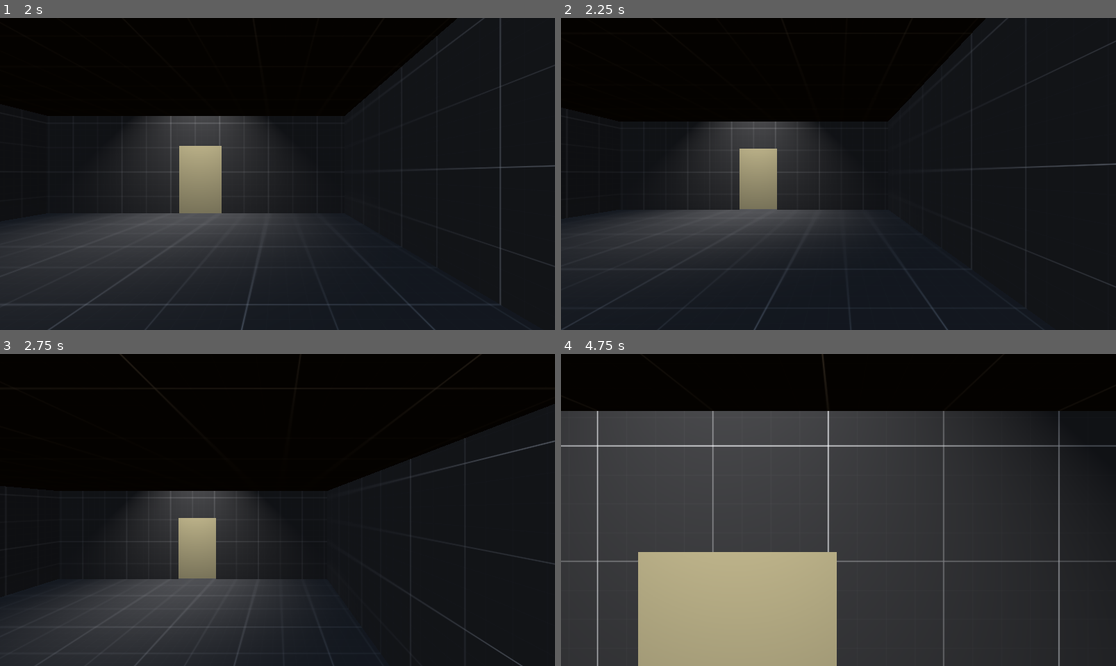
Above: before the commit, frames 1-4 (two rows, left to right).
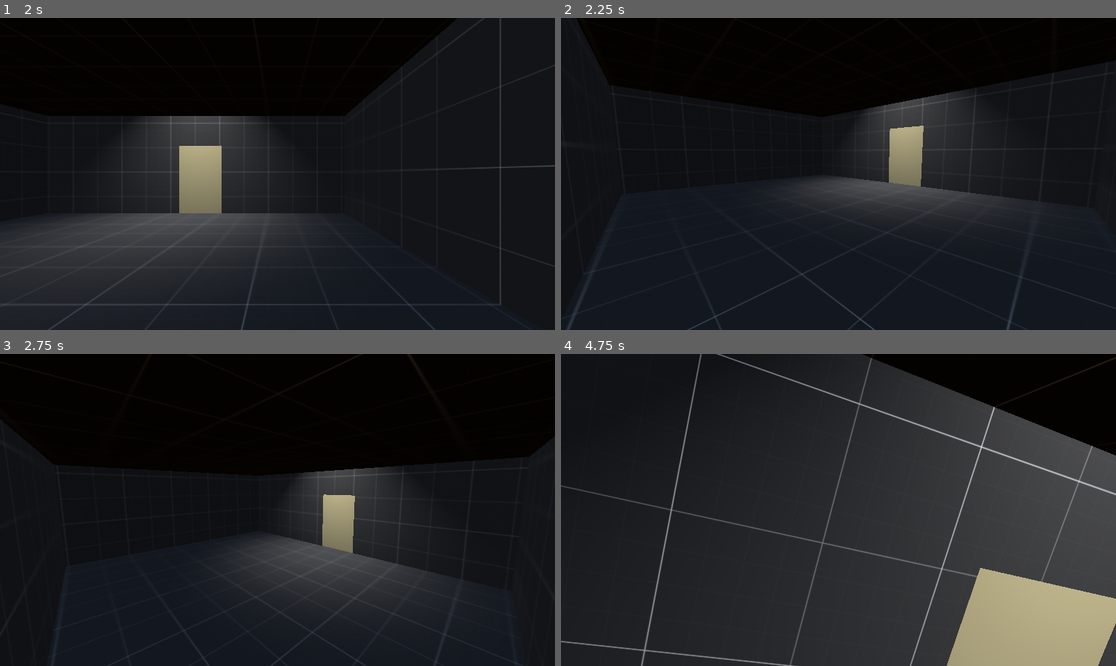
Above: after the commit, the same moments.

Repository: ToyaDR/escape-room
Game: Godot game, scene res://manager-scene.tscn
Two runs of this game, one before a commit and one after it. Both use one fixed random seed, a clock stepped at 60 frames per second and the inputs below.
Inputs (mouse positions are in pixels of both pictures, inside the frame that each line leads up to):
- Up to frame 1 (2 s): click (277, 174) at 0.52 s; type "Alex" at 0.6 s; tap Enter (ui_accept) at 1.25, 1.52 s; move the mouse to (399, 158) at 1.27 s; hold Right (ui_right) from 1.28 s (still down); click (399, 158) at 1.35 s
- Up to frame 2 (2.25 s): move the mouse to (727, 189) at 2.02 s; release Right (ui_right) at 2.03 s; hold Down (ui_down) from 2.03 s (still down); click (727, 189) at 2.1 s
- Up to frame 3 (2.75 s): keep holding Down (ui_down); tap Enter (ui_accept) at 2.27 s
- Up to frame 4 (4.75 s): move the mouse to (894, 441) at 2.77 s; release Down (ui_down) at 2.78 s; hold Right (ui_right) 2.78-3.53 s; click (894, 441) at 2.85 s; tap Enter (ui_accept) at 3.5, 3.77, 4.52 s; move the mouse to (810, 572) at 3.52 s; hold Up (ui_up) 3.53-4.28 s; click (810, 572) at 3.6 s; move the mouse to (1005, 556) at 4.27 s; hold Left (ui_left) from 4.28 s (still down); click (1005, 556) at 4.35 s

Frame 1 is identical in both runs. In frame 2, 17% of the frame differs, in the area x 0-100%, y 0-100%; in frame 3, 20%; in frame 4, 59%.

Commit message:
logic for following mouse to look

Diff:
--- a/player.gd
+++ b/player.gd
@@ -8,8 +8,27 @@
 var gravity = ProjectSettings.get_setting("physics/3d/default_gravity")
 var interact_raycast
 
+var look_speed = 0.001
+var rotation_x = 0.0
+var rotation_y = 0.0
+
 func _ready() -> void:
 	interact_raycast = get_child(1)
+
+func _input(event):
+	if (event is InputEventMouseMotion):
+		var mouse_motion = event as InputEventMouseMotion
+		rotation_x = mouse_motion.relative.x * look_speed
+		rotation_y = mouse_motion.relative.y * look_speed
+
+		var temp_transform = transform
+		transform.basis = Basis.IDENTITY
+		transform = temp_transform
+
+		var clamped_y = clamp(rotation_y, deg_to_rad(-90), deg_to_rad(90))
+
+		rotate_object_local(Vector3.UP, rotation_x * -1)
+		rotate_object_local(Vector3.LEFT, clamped_y)
 
 func _physics_process(delta):
 	# Add the gravity.
@@ -25,8 +44,6 @@
 			if interact.has_method("door_interact_emitter"):
 				interact.door_interact_emitter()
 
-	# Get the input direction and handle the movement/deceleration.
-	# As good practice, you should replace UI actions with custom gameplay actions.
 	var input_dir = Input.get_vector("ui_left", "ui_right", "ui_up", "ui_down")
 	var direction = (transform.basis * Vector3(input_dir.x, 0, input_dir.y)).normalized()
 	if direction:
